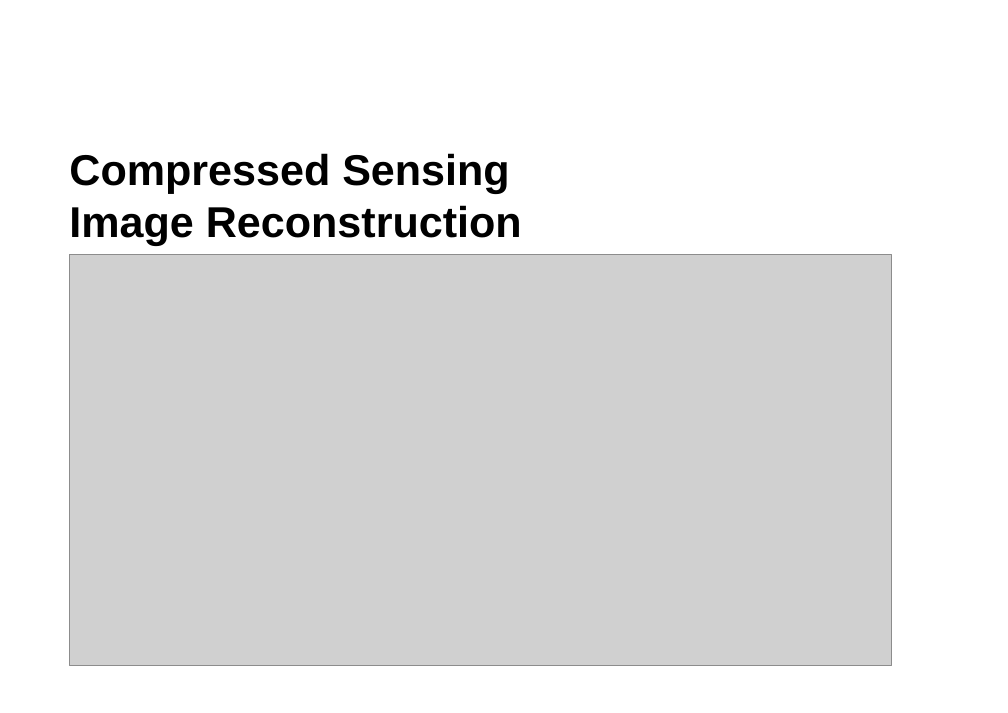
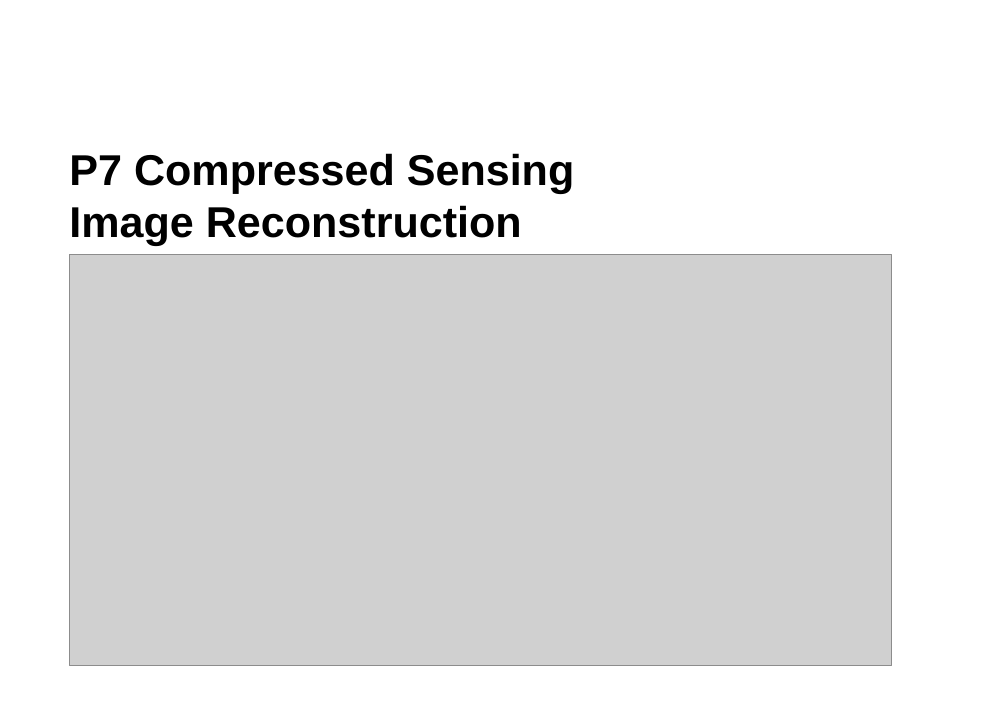
Before and after one commit to lord-blueberry/p7-doc, a slide deck: slide 1 of ppt/praes.pptx. Drawn at 1008x713 pixels with LibreOffice and Linux fonts; fonts in the diff are those of the drawing; grey boxes stand for pictures; background and template pictures are left out. Boxes give left, top, right and bottom in pixels: in the first picture for what was removed or moved away, otherwise in the second. Text is boxed around its words. In the diff, an @@ line names an element or a change of style, - is before the commit and + after.

```diff
--- a/ppt/praes.pptx
+++ b/ppt/praes.pptx
@@ title at [69,153,574,245]: text changed @@
-Compressed Sensing
-Image Reconstruction
+P7 Compressed Sensing
+Image Reconstruction
```
Also in this commit, not shown: 5 other slides changed, 1 other file.
